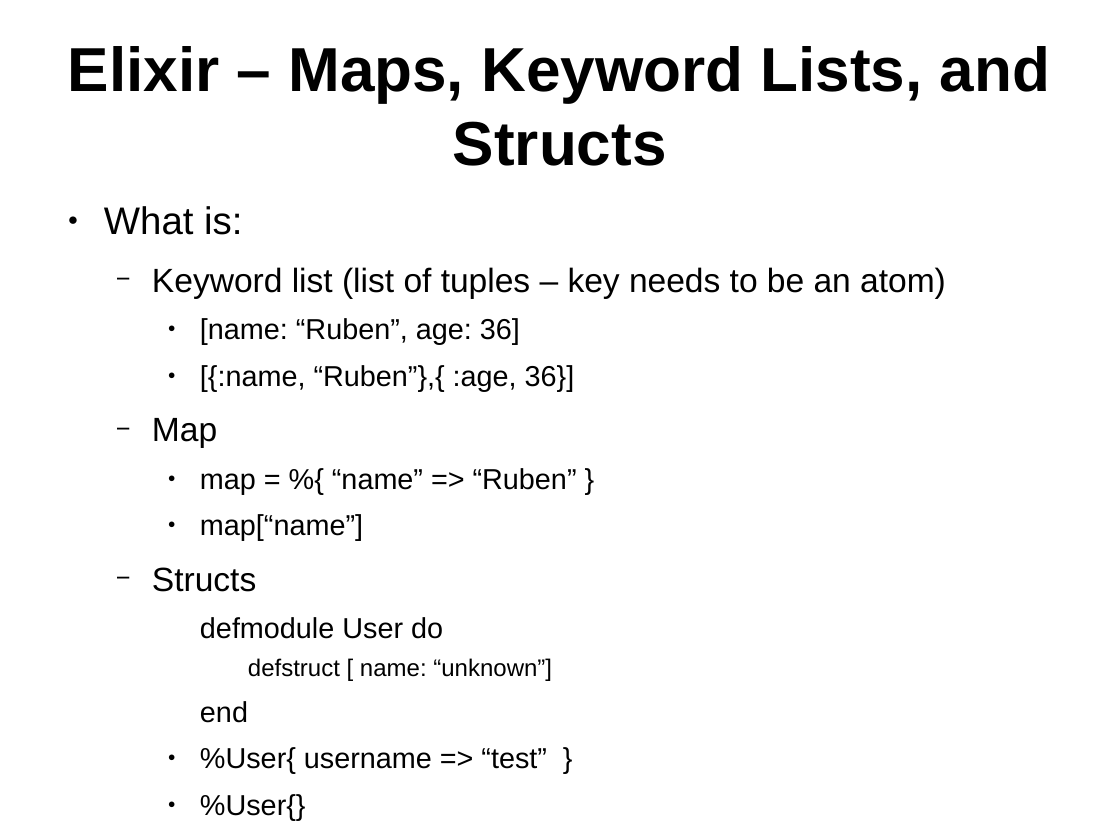
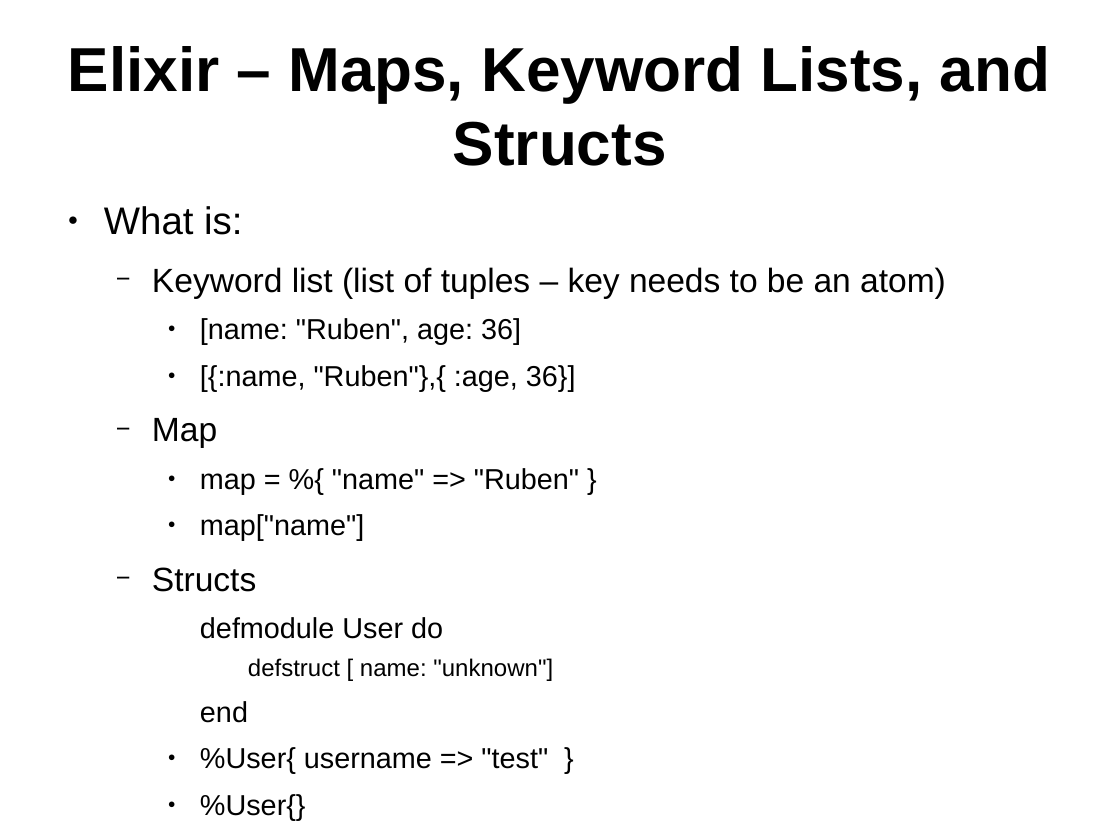
Before and after one commit to ramortegui/talks, a slide deck: slide 16 of elixir-basics.odp (slide 15 before the commit). Drawn at 1120x840 pixels with LibreOffice and Linux fonts; fonts in the diff are those of the drawing. Boxes give left, top, right and bottom in pixels: in the first picture for what was removed or moved away, otherwise in the second. Text is boxed around its words. In the diff, an @@ line names an element or a change of style, - is before the commit and + after.

```diff
--- a/elixir-basics.odp
+++ b/elixir-basics.odp
@@ text at (200, 318, 576, 391): text changed @@
-    ● [name: “Ruben”, age: 36]
-    ● [{:name, “Ruben”},{ :age, 36}]
+    ● [name: "Ruben", age: 36]
+    ● [{:name, "Ruben"},{ :age, 36}]
@@ text at (200, 468, 579, 541): text changed @@
-    ● map = %{ “name” => “Ruben” }
-    ● map[“name”]
+    ● map = %{ "name" => "Ruben" }
+    ● map["name"]
@@ text at (248, 658, 553, 681): text changed @@
-      defstruct [ name: “unknown”]
+      defstruct [ name: "unknown"]
@@ text at (200, 747, 548, 774): text changed @@
-    ● %User{ username => “test” }
+    ● %User{ username => "test" }
```
Also in this commit, not shown: 7 other slides changed, 1 slide added.
